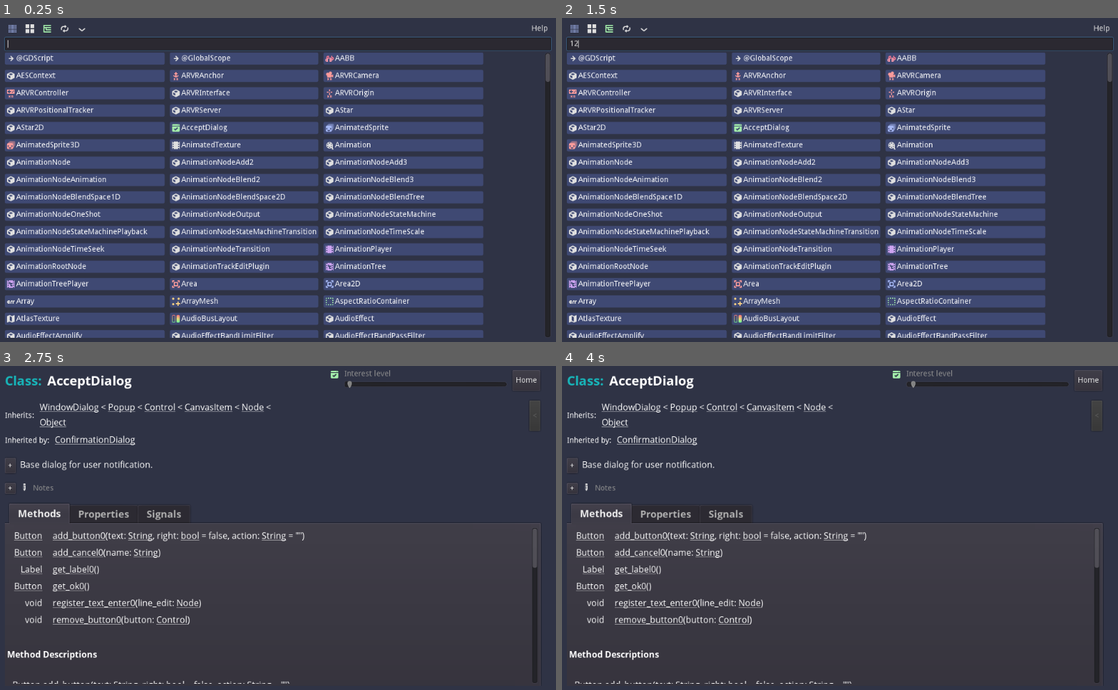
Above: before the commit, frames 1-4 (two rows, left to right).
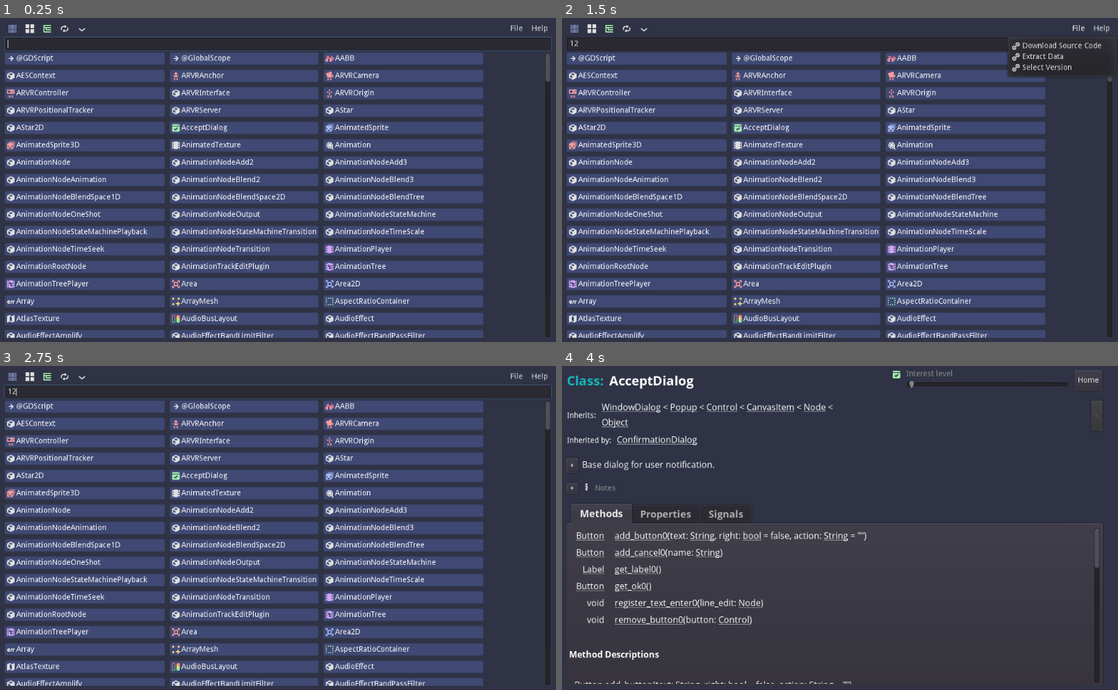
Above: after the commit, the same moments.

Repository: andrew-wilkes/gdscript-class-explorer
Game: Godot game, scene res://Main.tscn
The game is run twice, just before and just after one commit, with the same random seed, the same clock (stepped at 60 frames per second) and the same inputs.
Inputs (mouse positions are in pixels of both pictures, inside the frame that each line leads up to):
- Up to frame 1 (0.25 s): no input
- Up to frame 2 (1.5 s): click (840, 43) at 0.52 s; type "12" at 0.6 s; click (1079, 27) at 1.25 s, where only the run after the commit has a clickable "File"
- Up to frame 3 (2.75 s): click "AcceptDialog" at 2 s
- Up to frame 4 (4 s): click (1090, 378) at 2.75 s, where only the run before the commit has a clickable "Home"; click "AcceptDialog" at 3.5 s

The runs differ from the first frame. In frame 1, less than 0.1% of the frame differs, in the area x 91-94%, y 2-5%; in frame 2, 1.6%; in frame 3, 57%, in the area x 0-100%, y 1-99%; in frame 4, less than 0.1%.

Commit message:
Add file download feature

Diff:
--- /dev/null
+++ b/src/FileDownload.gd
@@ -0,0 +1,67 @@
+extends WindowDialog
+
+var current_filename = ""
+var download_status = OK
+
+func _on_OK_pressed():
+	url_selected($VBox/HBox/LineEdit.text)
+
+
+func _on_Master_pressed():
+	url_selected($VBox/Master.text)
+
+
+func _on_LineEdit_text_entered(new_text):
+	if new_text.begins_with("http"):
+		url_selected(new_text)
+
+
+func _on_LineEdit_text_changed(new_text: String):
+	if new_text.begins_with("http"):
+		$VBox/HBox/OK.disabled = false
+	else:
+		$VBox/HBox/OK.disabled = true
+
+
+func url_selected(url: String):
+	# ToDo: Add platform specific code and detect errors
+	# unzip -u 3.4.zip "godot-3.4/doc/classes/*" -d 3.4
+	OS.execute("wget", [url])
+	current_filename = url.get_file()
+	var file = File.new()
+	if file.file_exists(current_filename):
+		alert("Done")
+		download_status = OK
+	else:
+		alert("There was an error downloading the file from:\n" + url)
+		download_status = -1
+
+	"""
+	The HTTP code didn't work. Got TLS handshake problems.
+
+	var error = $HTTPRequest.request(url)
+	if error != OK:
+		warn("There was an error connecting to:\n" + url)
+	else:
+		hide()
+	"""
+
+"""
+func _on_HTTPRequest_request_completed(result, response_code, _headers, body):
+	if result != OK:
+		warn("There was an error code: " + str(result))
+	elif response_code != 200:
+		warn("There was a web server response code of " + str(result))
+	else:
+		var file = File.new()
+		file.store_buffer(body)
+"""
+
+func alert(msg):
+	get_node("Alert").dialog_text = msg
+	get_node("Alert").popup_centered()
+
+
+func _on_Alert_popup_hide():
+	if download_status == OK:
+		hide()
--- a/src/Main.gd
+++ b/src/Main.gd
@@ -1,6 +1,6 @@
 extends Control
 
-enum { ABOUT, DOCS, QA, LICENCES, GODOT }
+enum { ABOUT, DOCS, QA, LICENCES, GODOT, DOWNLOAD, EXTRACT, SELECT }
 
 enum LIST_MODE { ALPHA, TREE, GROUP, RAND }
 enum SORT_ORDER { AZ, ZA }
@@ -24,6 +24,11 @@
 var sort_reversed = false
 
 func _ready():
+	var fm = $VBox/Menu/File.get_popup()
+	fm.add_icon_item(link_icon, "Download Source Code", DOWNLOAD)
+	fm.add_icon_item(link_icon, "Extract Data", EXTRACT)
+	fm.add_icon_item(link_icon, "Select Version", SELECT)
+	fm.connect("id_pressed", self, "_on_FileMenu_id_pressed")
 	var hm = $VBox/Menu/Help.get_popup()
 	hm.add_icon_item(link_icon, "Online Documentation", DOCS)
 	hm.add_icon_item(link_icon, "Questions & Answers", QA)
@@ -361,3 +366,17 @@
 		update_weighted_labels()
 		Data.settings_changed = true
 	clear_search_box()
+
+
+func _on_FileMenu_id_pressed(id):
+	match id:
+		DOWNLOAD:
+			$c/FileDownload.popup_centered()
+		EXTRACT:
+			$c/Licences.popup_centered()
+		SELECT:
+			var _e = OS.shell_open("https://godotengine.org/")
+
+
+func _on_FileDownload_url_selected(url):
+	print(url)
--- a/src/Main.tscn
+++ b/src/Main.tscn
@@ -6,6 +6,7 @@
 [ext_resource path="res://assets/icons/icon_tile_map.svg" type="Texture" id=4]
 [ext_resource path="res://assets/icons/icon_loop.svg" type="Texture" id=5]
 [ext_resource path="res://assets/icons/icon_collapse.svg" type="Texture" id=6]
+[ext_resource path="res://FileDownload.gd" type="Script" id=7]
 
 [node name="Main" type="MarginContainer"]
 anchor_right = 1.0
@@ -65,9 +66,18 @@
 
 [node name="sp" type="Control" parent="VBox/Menu"]
 margin_left = 160.0
+margin_right = 921.0
+margin_bottom = 24.0
+size_flags_horizontal = 3
+
+[node name="File" type="MenuButton" parent="VBox/Menu"]
+margin_left = 925.0
 margin_right = 960.0
 margin_bottom = 24.0
-size_flags_horizontal = 3
+text = "File"
+__meta__ = {
+"_edit_use_anchors_": false
+}
 
 [node name="Help" type="MenuButton" parent="VBox/Menu"]
 margin_left = 964.0
@@ -213,6 +223,70 @@
 margin_right = 582.0
 margin_bottom = 20.0
 size_flags_horizontal = 3
+
+[node name="FileDownload" type="WindowDialog" parent="c"]
+visible = true
+margin_left = 28.0
+margin_top = 108.0
+margin_right = 557.0
+margin_bottom = 203.0
+window_title = "Download Source Code"
+script = ExtResource( 7 )
+__meta__ = {
+"_edit_use_anchors_": false
+}
+
+[node name="VBox" type="VBoxContainer" parent="c/FileDownload"]
+margin_left = 8.0
+margin_top = 8.0
+margin_right = 521.0
+margin_bottom = 82.0
+custom_constants/separation = 10
+__meta__ = {
+"_edit_use_anchors_": false
+}
+
+[node name="Label" type="Label" parent="c/FileDownload/VBox"]
+margin_right = 513.0
+margin_bottom = 14.0
+text = "Choose URL of ZIP file:"
+
+[node name="Master" type="Button" parent="c/FileDownload/VBox"]
+margin_top = 24.0
+margin_right = 513.0
+margin_bottom = 44.0
+text = "https://github.com/godotengine/godot/archive/refs/heads/master.zip"
+align = 0
+
+[node name="HBox" type="HBoxContainer" parent="c/FileDownload/VBox"]
+margin_top = 54.0
+margin_right = 513.0
+margin_bottom = 78.0
+custom_constants/separation = 10
+
+[node name="LineEdit" type="LineEdit" parent="c/FileDownload/VBox/HBox"]
+margin_right = 472.0
+margin_bottom = 24.0
+size_flags_horizontal = 3
+text = "https://github.com/godotengine/godot/archive/refs/heads/3.4.zip"
+
+[node name="OK" type="Button" parent="c/FileDownload/VBox/HBox"]
+margin_left = 482.0
+margin_right = 513.0
+margin_bottom = 24.0
+text = "OK"
+
+[node name="HTTPRequest" type="HTTPRequest" parent="c/FileDownload"]
+
+[node name="Alert" type="AcceptDialog" parent="c/FileDownload"]
+margin_left = -28.0
+margin_top = -108.0
+margin_right = 496.0
+margin_bottom = -13.0
+window_title = "HTTP Request Error"
+__meta__ = {
+"_edit_use_anchors_": false
+}
 
 [node name="Timer" type="Timer" parent="."]
 one_shot = true
@@ -226,4 +300,10 @@
 [connection signal="text_changed" from="VBox/SS" to="." method="_on_SS_text_changed"]
 [connection signal="item_activated" from="VBox/Tree" to="." method="_on_Tree_item_activated"]
 [connection signal="pressed" from="c/Licences/M/VBox/HBox/ok" to="." method="_on_ok_pressed"]
+[connection signal="pressed" from="c/FileDownload/VBox/Master" to="c/FileDownload" method="_on_Master_pressed"]
+[connection signal="text_changed" from="c/FileDownload/VBox/HBox/LineEdit" to="c/FileDownload" method="_on_LineEdit_text_changed"]
+[connection signal="text_entered" from="c/FileDownload/VBox/HBox/LineEdit" to="c/FileDownload" method="_on_LineEdit_text_entered"]
+[connection signal="pressed" from="c/FileDownload/VBox/HBox/OK" to="c/FileDownload" method="_on_OK_pressed"]
+[connection signal="request_completed" from="c/FileDownload/HTTPRequest" to="c/FileDownload" method="_on_HTTPRequest_request_completed"]
+[connection signal="popup_hide" from="c/FileDownload/Alert" to="c/FileDownload" method="_on_Alert_popup_hide"]
 [connection signal="timeout" from="Timer" to="." method="_on_Timer_timeout"]
Not shown: 1 places in src/Main.tscn that only renumber resources
